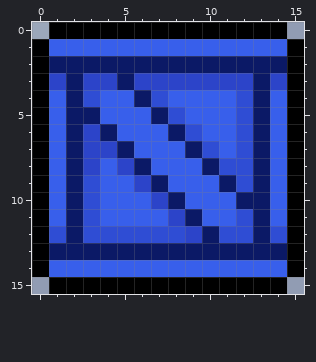
Two states of a pixel-art sprite, Mover/Mover/images/boxes/boxB.png. Above: the version before the commit.
The file is 64x64 pixels, drawn in blocks of 4x4; one block is one cell here.
Now the later version:
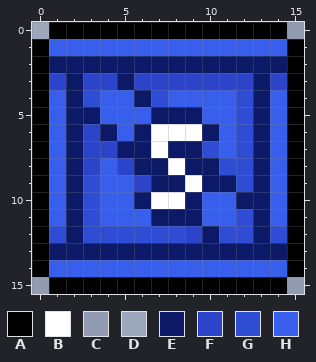
Palette (. is transparent): A #000000  B #ffffff  C #919cb3  D #9ba7ba  E #0b1966  F #2c44c9  G #2f4dd4  H #385feb
The exact change:
The edit turns colour E into colour B in row 6 at x 8; in row 10 at x 8.
The edit turns colour F into colour B in row 10 at x 7.
The edit turns colour G into colour B in row 6 at x 9.
The edit turns colour H into colour B in rows 6 to 7 at x 7; in row 8 at x 8; in row 9 at x 9.
The edit turns colour F into colour E in row 11 at x 8.
The edit turns colour G into colour E in row 5 at x 8.
The edit turns colour H into colour E in row 5 at x 9; in row 6 at x 6 and 10; in row 7 at x 6 and 8; in row 8 at x 7 and 9; in row 9 at x 8 and 10; in row 10 at x 6 and 9.
The edit turns colour H into colour E in row 11 at x 7.
Changed places in both pictures, as pixel boxes (x1, y1, x2, y2):
changed: (134, 107, 219, 226)
